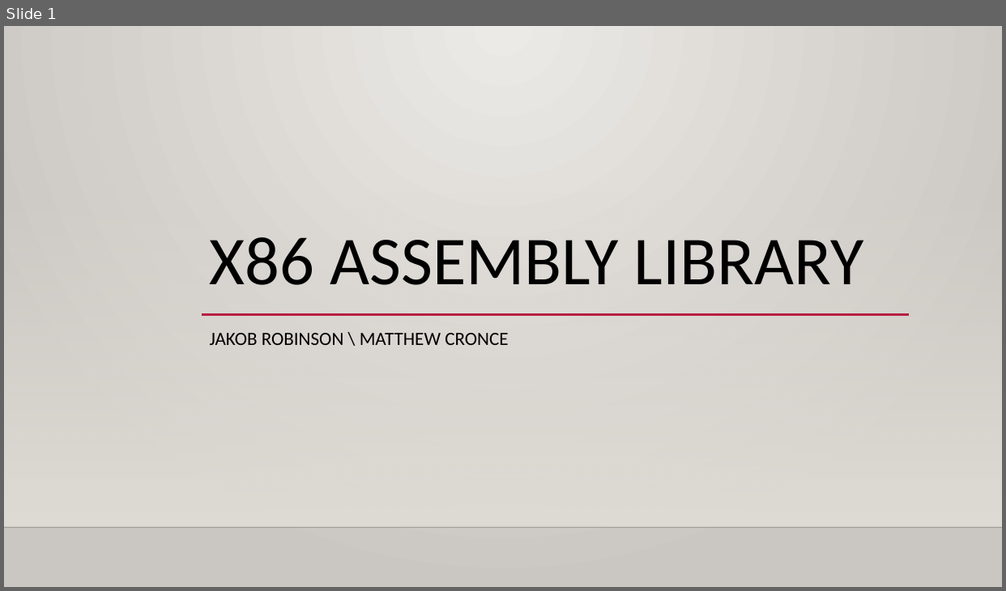
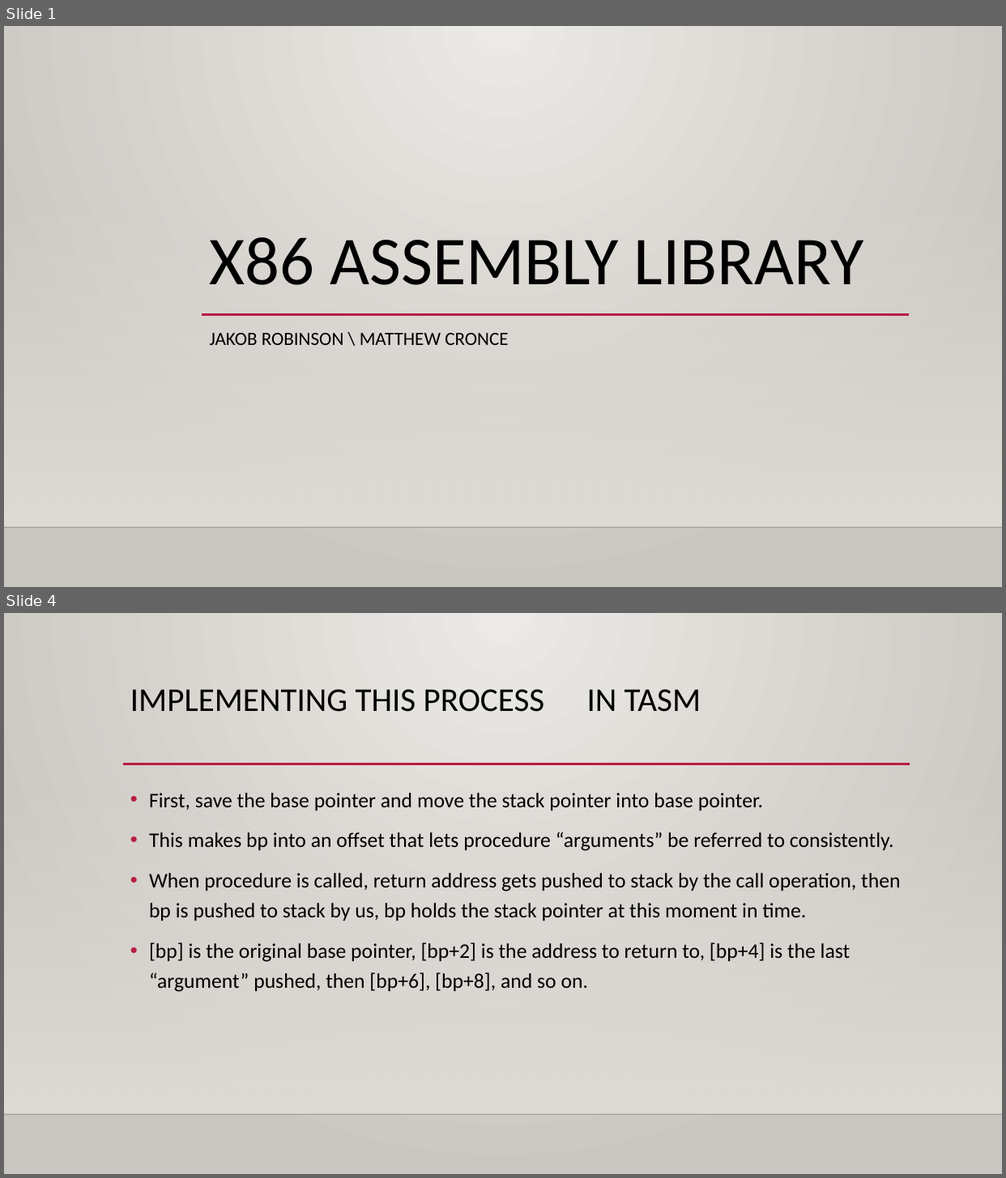
Before and after one commit to jarum3/Final, a slide deck: FinalPresentation.pptx. Shown one above the other, each under a label of ours: slide 1 before the commit, slides 1 and 4 after it; the slides between them are not shown. The pictures are 1006x591 and 1006x1178 pixels, drawn with LibreOffice and Linux fonts; fonts in the diff are those of the drawing; background and template pictures are left out. Boxes give left, top, right and bottom in pixels: in the first picture for what was removed or moved away, otherwise in the second. Text is boxed around its words. In the diff, an @@ line names an element or a change of style, - is before the commit and + after.

```diff
--- a/FinalPresentation.pptx
+++ b/FinalPresentation.pptx
@@ slide 4 added at <box>4,613,1002,1174</box>, background gradient #ECEAE7 to #CAC7C1; not listed: 2 template elements that a slide beside it also shows @@
@@ title added at <box>130,689,701,712</box>, 32 pt, text #000000 @@
+IMPLEMENTING THIS PROCESS IN TASM
@@ line added from (123, 764) to (910, 764), #B71E42 2.5 pt @@
@@ text added at <box>149,793,900,992</box>, 20 pt, text #000000 @@
+• First, save the base pointer and move the stack pointer into base pointer.
+• This makes bp into an offset that lets procedure “arguments” be referred to consistently.
+• When procedure is called, return address gets pushed to stack by the call operation, then bp is pushed to stack by us, bp holds the stack pointer at this moment in time.
+• [bp] is the original base pointer, [bp+2] is the address to return to, [bp+4] is the last “argument” pushed, then [bp+6], [bp+8], and so on.
```
Also in this commit, not shown: 4 other slides added.
